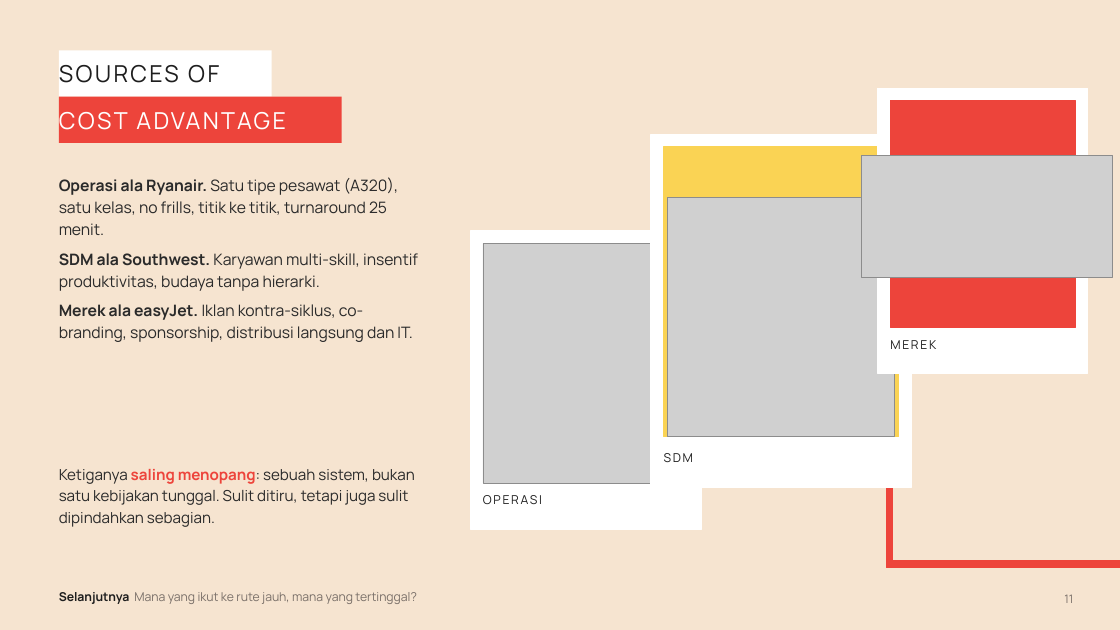
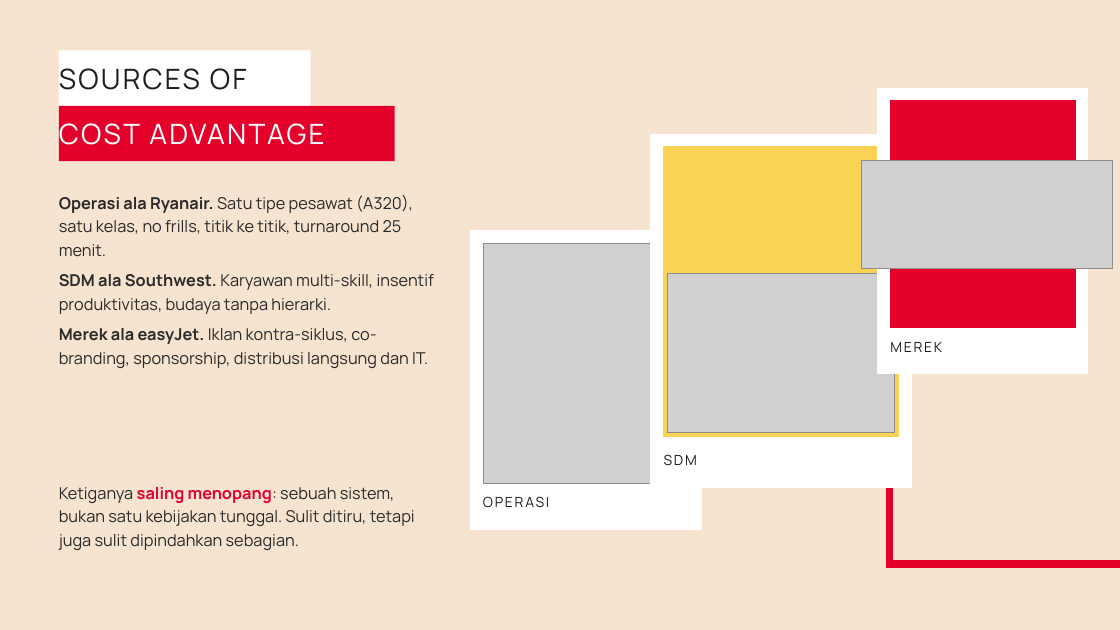
Before and after one commit to aslihabnuri/Dom-Manipulation, a slide deck: slide 11 of strategic-management/airasia-case/SMJKT_Group 3_Aslih_Case AirAsia.pptx. Drawn at 1120x630 pixels with LibreOffice and Linux fonts; fonts in the diff are those of the drawing; grey boxes stand for pictures. Boxes give left, top, right and bottom in pixels: in the first picture for what was removed or moved away, otherwise in the second. Text is boxed around its words. In the diff, an @@ line names an element or a change of style, - is before the commit and + after.

```diff
--- a/strategic-management/airasia-case/SMJKT_Group 3_Aslih_Case AirAsia.pptx
+++ b/strategic-management/airasia-case/SMJKT_Group 3_Aslih_Case AirAsia.pptx
@@ rectangle "SOURCES OF": place and size @@
-rectangle "SOURCES OF" at [59, 50, 271, 97]
+rectangle "SOURCES OF" at [59, 50, 311, 106]
@@ rectangle "SOURCES OF" at [59, 50, 311, 106]: size 20 to 24 pt @@
@@ rectangle "COST ADVANTAGE": place and size @@
-rectangle "COST ADVANTAGE" at [59, 97, 342, 143]
+rectangle "COST ADVANTAGE" at [59, 106, 395, 161]
@@ rectangle "COST ADVANTAGE" at [59, 106, 395, 161]: size 20 to 24 pt; fill #ED443B to #E4002B @@
@@ fill #ED443B to #E4002B; outline #ED443B 1 pt to #E4002B 1 pt in 3 elements at [886, 365, 893, 567], [886, 560, 1120, 567], [891, 101, 1075, 328] @@
@@ picture: place and size @@
-picture at [861, 155, 1113, 277]
+picture at [861, 160, 1113, 268]
@@ text "Operasi ala Ryanair. Satu tipe ...": place and size @@
-text "Operasi ala Ryanair. Satu tipe ..." at [59, 177, 418, 342]
+text "Operasi ala Ryanair. Satu tipe ..." at [59, 195, 434, 368]
@@ text "Operasi ala Ryanair. Satu tipe ..." at [59, 195, 434, 368]: size 13.5 to 14 pt; line spacing 1.18 to 1.2 @@
@@ picture: place and size @@
-picture at [668, 197, 895, 437]
+picture at [668, 274, 895, 433]
@@ size 10.5 to 12 pt in 3 elements at [664, 454, 697, 465], [483, 496, 549, 507], [890, 342, 942, 352] @@
@@ text "Ketiganya saling menopang: sebuah sistem, ...": place and size @@
-text "Ketiganya saling menopang: sebuah sistem, ..." at [59, 469, 415, 527]
+text "Ketiganya saling menopang: sebuah sistem, ..." at [59, 487, 415, 550]
@@ text "Ketiganya saling menopang: sebuah sistem, ..." at [59, 487, 415, 550]: size 13 to 14 pt; text colour #ED443B to #E4002B in "saling menopang:"; line spacing 1.18 to 1.2 @@
@@ text removed at [59, 592, 416, 604] @@
-Selanjutnya Mana yang ikut ke rute jauh, mana yang tertinggal?
@@ text removed at [1064, 594, 1073, 603] @@
-11
```
Also in this commit, not shown: 18 other slides changed, 1 slide added, 1 slide removed, 14 other files.
